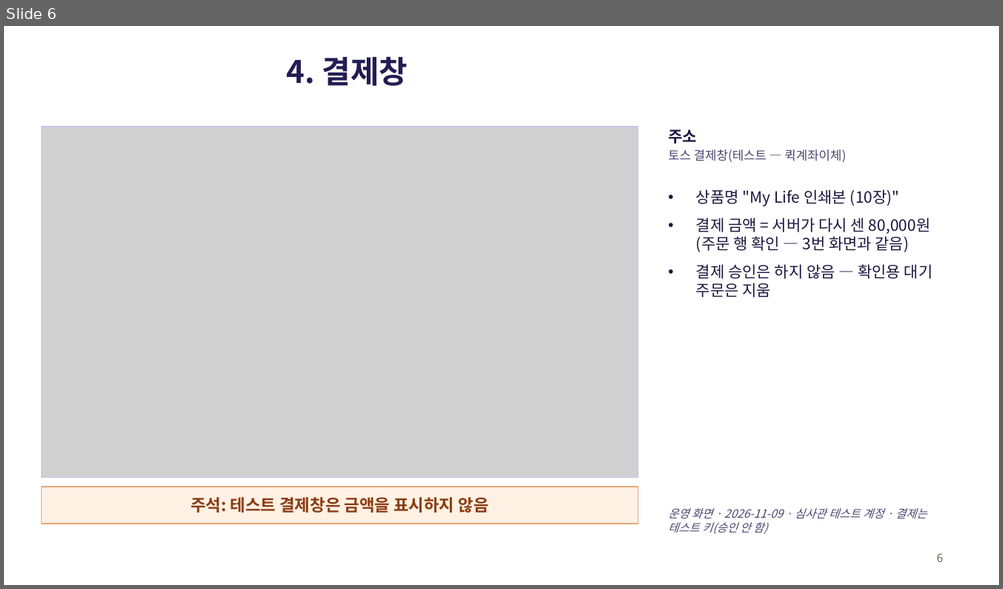
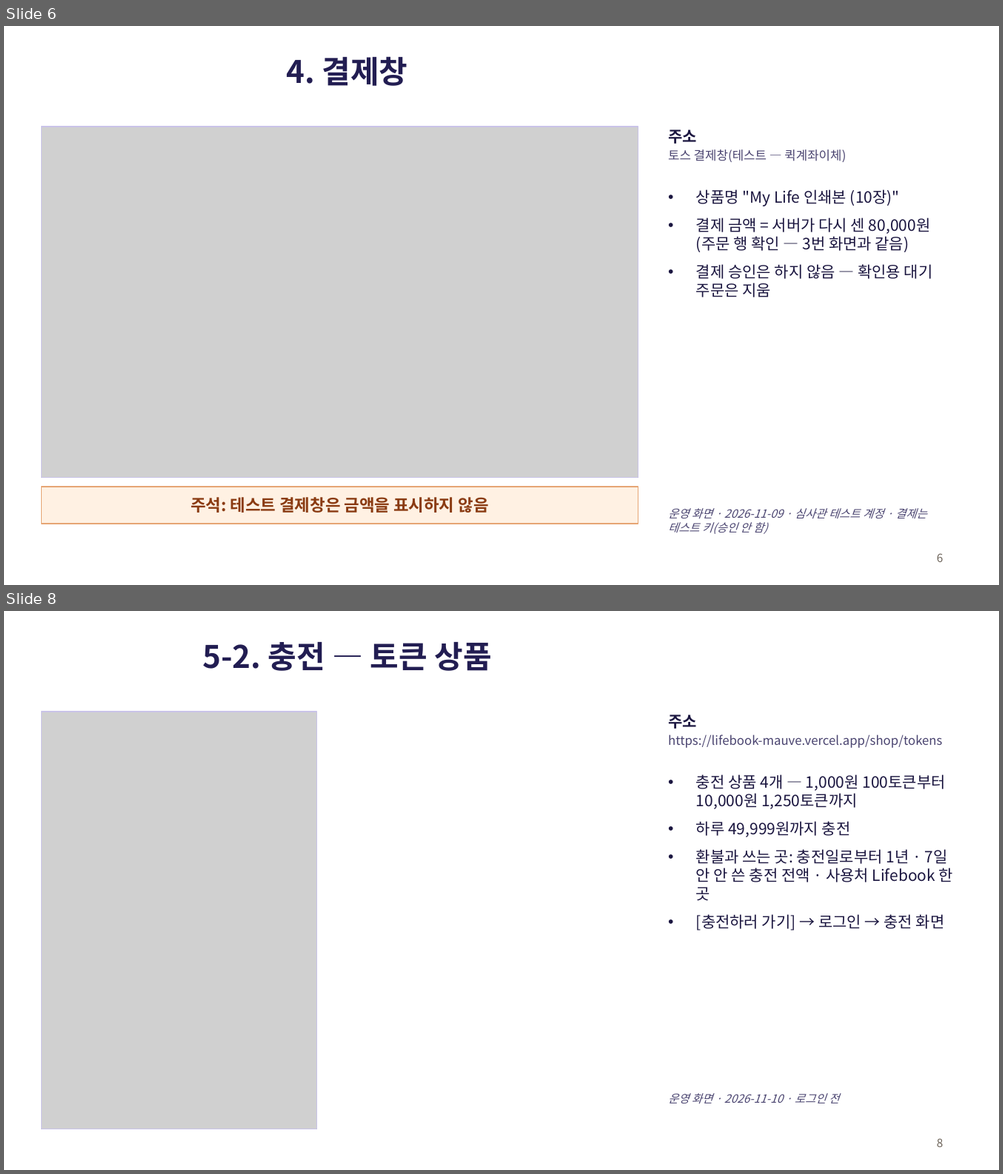
Before and after one commit to sml122900/lifebook, a slide deck: docs/toss/lifebook-결제경로.pptx. Shown one above the other, each under a label of ours: slide 6 before the commit, slides 6 and 8 after it; the slides between them are not shown. The pictures are 1003x589 and 1003x1174 pixels, drawn with LibreOffice and Linux fonts; fonts in the diff are those of the drawing; grey boxes stand for pictures. Boxes give left, top, right and bottom in pixels: in the first picture for what was removed or moved away, otherwise in the second. Text is boxed around its words. In the diff, an @@ line names an element or a change of style, - is before the commit and + after.

```diff
--- a/docs/toss/lifebook-결제경로.pptx
+++ b/docs/toss/lifebook-결제경로.pptx
@@ slide 8 added at bbox=[4, 611, 999, 1170], background #FFFFFF @@
@@ title added at bbox=[202, 642, 492, 671], 30 pt, text #221D52, bold @@
+5-2. 충전 — 토큰 상품
@@ picture added at bbox=[41, 712, 316, 1130] @@
@@ rectangle added at bbox=[41, 712, 316, 1130], outline #C9C3E8 1 pt @@
@@ text added at bbox=[668, 715, 953, 931], 15 pt, text #1B1640 @@
+주소
+https://lifebook-mauve.vercel.app/shop/tokens
+• 충전 상품 4개 — 1,000원 100토큰부터 10,000원 1,250토큰까지
+• 하루 49,999원까지 충전
+• 환불과 쓰는 곳: 충전일로부터 1년 · 7일 안 안 쓴 충전 전액 · 사용처 Lifebook 한 곳
+• [충전하러 가기] → 로그인 → 충전 화면
@@ text added at bbox=[668, 1093, 839, 1104], 11 pt, text #4A4470, italic @@
+운영 화면 · 2026-11-10 · 로그인 전
@@ page number added at bbox=[936, 1139, 943, 1147], 11 pt, text #6E655B @@
+8
```
Also in this commit, not shown: 3 other slides added, 2 other files.
